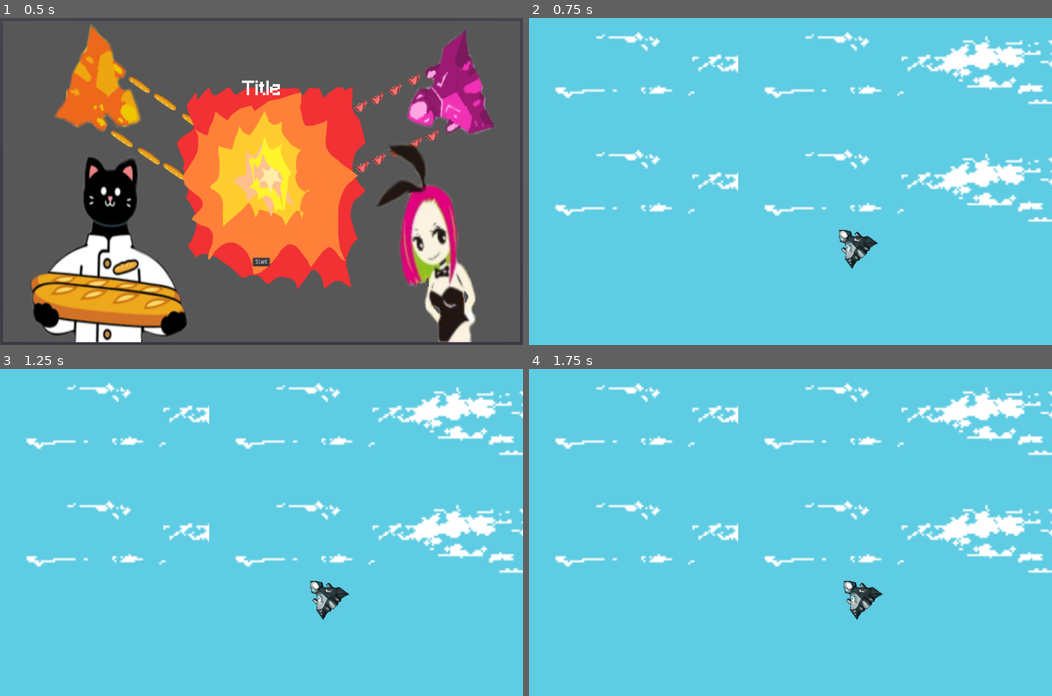
Above: before the commit, frames 1-4 (two rows, left to right).
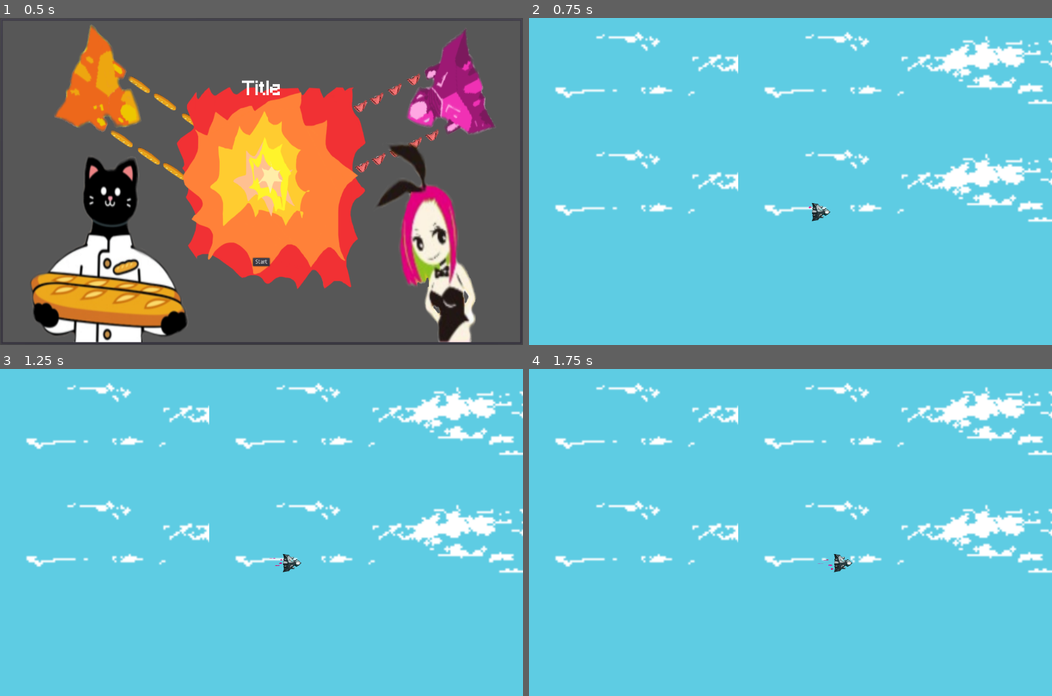
Above: after the commit, the same moments.

Repository: Ridote/mvjamIV
Game: Godot game, scene res://entities/Main.tscn
The game is run twice, just before and just after one commit, with the same random seed, the same clock (stepped at 60 frames per second) and the same inputs.
Inputs:
- Up to frame 1 (0.5 s): no input
- Up to frame 2 (0.75 s): click "Start" at 0.5 s
- Up to frame 3 (1.25 s): no input
- Up to frame 4 (1.75 s): tap Enter at 1.25 s; hold Right (ui_right) from 1.28 s (still down); hold Space (ui_fire, bound only after the commit) from 1.28 s (still down)

Frame 1 is identical in both runs. In frame 2, 0.6% of the frame differs, in the area x 53-67%, y 56-77%; in frame 3, 0.6%, in the area x 51-67%, y 56-77%; in frame 4, 0.6%.

Commit message:
boundaries for the ship

Diff:
--- a/entities/Main.gd
+++ b/entities/Main.gd
@@ -1,14 +1,26 @@
 extends Node2D
 
 var map = load("res://entities/Maps/Map1.tscn")
-var playerBunnyFactory = load("res://entities/Players/Bunny/PlayerBunny.tscn")
+var playerBunnyFactory = load("res://entities/Player/Player.tscn")
 var playerCatFactory = ""
+
+var game_started = false
+
+func _physics_process(delta):
+	if not game_started:
+		return
+
+	$FocusScene.position.x += 5*delta
 
 func start_game():
 	$MainMenu.queue_free()
 	var bunny = playerBunnyFactory.instance()
-	$Camera2D.current = true
 	bunny.position += Vector2(150,150)
 
 	get_tree().get_root().add_child(map.instance())
 	get_tree().get_root().add_child(bunny)
+
+
+
+func _on_FocusScene_body_exited(body):
+	print(body.get_name())
--- a/entities/Main.tscn
+++ b/entities/Main.tscn
@@ -1,18 +1,33 @@
-[gd_scene load_steps=3 format=2]
+[gd_scene load_steps=4 format=2]
 
 [ext_resource path="res://entities/Main.gd" type="Script" id=1]
 [ext_resource path="res://main_menu/main_menu.tscn" type="PackedScene" id=2]
 
+[sub_resource type="RectangleShape2D" id=1]
+
+custom_solver_bias = 0.0
+extents = Vector2( 10, 10 )
+
 [node name="Main" type="Node2D"]
 script = ExtResource( 1 )
 
-[node name="MainMenu" parent="." instance=ExtResource( 2 )]
+[node name="FocusScene" type="Area2D" parent="."]
+input_pickable = true
+gravity_vec = Vector2( 0, 1 )
+gravity = 98.0
+linear_damp = 0.1
+angular_damp = 1.0
+collision_layer = 32
+collision_mask = 1048575
+audio_bus_override = false
+audio_bus_name = "Master"
+_sections_unfolded = [ "Collision" ]
 
-[node name="Camera2D" type="Camera2D" parent="."]
+[node name="Camera2D" type="Camera2D" parent="FocusScene"]
 anchor_mode = 1
 rotating = false
-current = false
-zoom = Vector2( 1, 1 )
+current = true
+zoom = Vector2( 2, 2 )
 limit_left = -10000000
 limit_top = -10000000
 limit_right = 10000000
@@ -31,3 +46,10 @@
 editor_draw_screen = true
 editor_draw_limits = false
 editor_draw_drag_margin = false
+
+[node name="CollisionShape2D" type="CollisionShape2D" parent="FocusScene"]
+shape = SubResource( 1 )
+
+[node name="MainMenu" parent="." instance=ExtResource( 2 )]
+
+[connection signal="body_exited" from="FocusScene" to="." method="_on_FocusScene_body_exited"]
--- a/entities/Maps/Map1.tscn
+++ b/entities/Maps/Map1.tscn
@@ -9,7 +9,7 @@
 stream = ExtResource( 1 )
 volume_db = 0.0
 pitch_scale = 1.0
-autoplay = true
+autoplay = false
 stream_paused = false
 mix_target = 0
 bus = "Master"
--- /dev/null
+++ b/entities/Player/Player.gd
@@ -0,0 +1,91 @@
+extends Node2D
+
+var baguetteFactory = load("res://entities/projectiles/Baguette.tscn")
+var pantyFactory = load("res://entities/projectiles/Panty.tscn")
+
+export var speed = 20
+
+var move_up = false
+var move_down = false
+var move_right = false
+var move_left = false
+var fire = false
+
+var fire_ready = true
+
+#Top, Down, Right, Left
+var forceStop = [false, false, false, false]
+
+func _ready():
+	$rigid.apply_impulse(Vector2(0.0,0.0),Vector2(1.0,0.0))
+	$rigid.rotation = PI/2
+
+func _process(delta):
+	read_input()
+	if fire_ready && fire:
+		fire_ready = false
+		$fire_rate.start()
+
+func _physics_process(delta):
+	move()
+
+func read_input():
+	move_right = Input.is_action_pressed("ui_right")
+	move_left = Input.is_action_pressed("ui_left")
+	move_up = Input.is_action_pressed("ui_up")
+	move_down = Input.is_action_pressed("ui_down")
+	fire = Input.is_action_pressed("ui_fire")
+func move():
+	var direction = Vector2(0.0,0.0)
+	if move_right:
+		direction.x = 1.0
+	if move_left:
+		direction.x = -1.0
+	if move_up:
+		direction.y = -1.0
+	if move_down:
+		direction.y = 1.0
+	$rigid.apply_impulse(Vector2(0.0,0.0),direction*speed)
+
+	if forceStop[0] && $rigid.linear_velocity.y < 0:
+		$rigid.linear_velocity.y = 1
+	if forceStop[1] && $rigid.linear_velocity.y > 0:
+		$rigid.linear_velocity.y = -1
+	if forceStop[2] && $rigid.linear_velocity.x > 0:
+		$rigid.linear_velocity.x = -1
+	if forceStop[3] && $rigid.linear_velocity.x < 0:
+		$rigid.linear_velocity.x = 1
+
+	#var realDir = $rigid.linear_velocity.normalized()
+	#$rigid.look_at($rigid.global_position + realDir)
+	#$rigid.rotation += PI/2
+
+
+
+func _on_fire_rate_timeout():
+	fire_ready = true
+
+func _on_VisibilityTop_screen_entered():
+	#Top, Down, Right, Left
+	forceStop[0] = false
+func _on_VisibilityTop_screen_exited():
+	#Top, Down, Right, Left
+	forceStop[0] = true
+func _on_VisibilityBottom_screen_entered():
+	#Top, Down, Right, Left
+	forceStop[1] = false
+func _on_VisibilityBottom_screen_exited():
+	#Top, Down, Right, Left
+	forceStop[1] = true
+func _on_VisibilityRight_screen_entered():
+	#Top, Down, Right, Left
+	forceStop[2] = false
+func _on_VisibilityRight_screen_exited():
+	#Top, Down, Right, Left
+	forceStop[2] = true
+func _on_VisibilityLeft_screen_entered():
+	#Top, Down, Right, Left
+	forceStop[3] = false
+func _on_VisibilityLeft_screen_exited():
+	#Top, Down, Right, Left
+	forceStop[3] = true
--- /dev/null
+++ b/entities/Player/Player.tscn
@@ -0,0 +1,168 @@
+[gd_scene load_steps=7 format=2]
+
+[ext_resource path="res://entities/Player/Player.gd" type="Script" id=1]
+[ext_resource path="res://graphics/sprites/airship.png" type="Texture" id=2]
+[ext_resource path="res://graphics/textures/fire.png" type="Texture" id=3]
+
+[sub_resource type="Curve" id=1]
+
+min_value = 0.0
+max_value = 1.0
+bake_resolution = 100
+_data = [ Vector2( 0, 0.0072 ), 0.0, 0.0, 0, 0, Vector2( 1, 0 ), 0.0, 0.0, 0, 0 ]
+
+[sub_resource type="CurveTexture" id=2]
+
+flags = 4
+width = 128
+curve = SubResource( 1 )
+_sections_unfolded = [ "curve" ]
+
+[sub_resource type="ParticlesMaterial" id=3]
+
+render_priority = 0
+trail_divisor = 10
+emission_shape = 2
+emission_box_extents = Vector3( 40, 1, 1 )
+flag_align_y = false
+flag_rotate_y = false
+flag_disable_z = true
+spread = 0.0
+flatness = 0.0
+gravity = Vector3( 0, 250, 0 )
+initial_velocity = 0.0
+initial_velocity_random = 0.0
+angular_velocity = -9.96107e-009
+angular_velocity_random = 0.0
+orbit_velocity = 0.0
+orbit_velocity_random = 0.0
+linear_accel = 0.0
+linear_accel_random = 0.0
+radial_accel = 0.0
+radial_accel_random = 0.0
+tangential_accel = 0.0
+tangential_accel_random = 0.0
+damping = 0.0
+damping_random = 0.0
+angle = 0.0
+angle_random = 0.0
+scale = 2.0
+scale_random = 0.0
+scale_curve = SubResource( 2 )
+color = Color( 0.898039, 0, 1, 1 )
+hue_variation = 0.0
+hue_variation_random = 0.0
+anim_speed = 0.0
+anim_speed_random = 0.0
+anim_offset = 0.0
+anim_offset_random = 0.0
+anim_loop = false
+_sections_unfolded = [ "Gravity", "Initial Velocity", "scale_curve" ]
+
+[node name="Player" type="Node2D"]
+script = ExtResource( 1 )
+speed = 20
+
+[node name="rigid" type="RigidBody2D" parent="."]
+rotation = 1.5708
+input_pickable = false
+collision_layer = 1
+collision_mask = 50
+mode = 2
+mass = 1.0
+physics_material_override = null
+gravity_scale = 1.0
+custom_integrator = false
+continuous_cd = 0
+contacts_reported = 0
+contact_monitor = false
+sleeping = false
+can_sleep = true
+linear_velocity = Vector2( 0, 0 )
+linear_damp = -1.0
+angular_velocity = 0.0
+angular_damp = -1.0
+_sections_unfolded = [ "Angular", "Collision", "Transform" ]
+
+[node name="Sprite" type="Sprite" parent="rigid"]
+texture = ExtResource( 2 )
+region_rect = Rect2( 16, 16, 16, 16 )
+_sections_unfolded = [ "Region", "texture" ]
+
+[node name="CollisionPolygon2D" type="CollisionPolygon2D" parent="rigid"]
+build_mode = 0
+polygon = PoolVector2Array( -44, 45, -38.5922, 15.8705, -12, -12, -18, -22, 0, -45, 18, -22, 12, -12, 38.7849, 16.1625, 44, 45 )
+
+[node name="PositionTop" type="Position2D" parent="rigid"]
+editor/display_folded = true
+position = Vector2( -195, 0 )
+_sections_unfolded = [ "Transform" ]
+
+[node name="VisibilityTop" type="VisibilityNotifier2D" parent="rigid/PositionTop"]
+rect = Rect2( -10, -10, 20, 20 )
+_sections_unfolded = [ "Transform" ]
+
+[node name="PositionBottom" type="Position2D" parent="rigid"]
+editor/display_folded = true
+position = Vector2( 195, 0 )
+_sections_unfolded = [ "Transform" ]
+
+[node name="VisibilityBottom" type="VisibilityNotifier2D" parent="rigid/PositionBottom"]
+rect = Rect2( -10, -10, 20, 20 )
+_sections_unfolded = [ "Transform" ]
+
+[node name="PositionRight" type="Position2D" parent="rigid"]
+editor/display_folded = true
+position = Vector2( 0, -145 )
+_sections_unfolded = [ "Transform" ]
+
+[node name="VisibilityRight" type="VisibilityNotifier2D" parent="rigid/PositionRight"]
+rect = Rect2( -10, -10, 20, 20 )
+_sections_unfolded = [ "Transform" ]
+
+[node name="PositionLeft" type="Position2D" parent="rigid"]
+editor/display_folded = true
+position = Vector2( 0, 145 )
+_sections_unfolded = [ "Transform" ]
+
+[node name="VisibilityLeft" type="VisibilityNotifier2D" parent="rigid/PositionLeft"]
+rect = Rect2( -10, -10, 20, 20 )
+_sections_unfolded = [ "Transform" ]
+
+[node name="Particles2D" type="Particles2D" parent="rigid"]
+position = Vector2( 2.27299e-006, 52 )
+emitting = true
+amount = 50
+lifetime = 1.0
+one_shot = false
+preprocess = 0.0
+speed_scale = 1.0
+explosiveness = 0.0
+randomness = 0.0
+fixed_fps = 0
+fract_delta = true
+visibility_rect = Rect2( -100, -100, 200, 200 )
+local_coords = true
+draw_order = 0
+process_material = SubResource( 3 )
+texture = ExtResource( 3 )
+normal_map = null
+h_frames = 1
+v_frames = 1
+_sections_unfolded = [ "Material", "Process Material", "process_material" ]
+
+[node name="fire_rate" type="Timer" parent="."]
+process_mode = 1
+wait_time = 0.2
+one_shot = false
+autostart = false
+
+[connection signal="screen_entered" from="rigid/PositionTop/VisibilityTop" to="." method="_on_VisibilityTop_screen_entered"]
+[connection signal="screen_exited" from="rigid/PositionTop/VisibilityTop" to="." method="_on_VisibilityTop_screen_exited"]
+[connection signal="screen_entered" from="rigid/PositionBottom/VisibilityBottom" to="." method="_on_VisibilityBottom_screen_entered"]
+[connection signal="screen_exited" from="rigid/PositionBottom/VisibilityBottom" to="." method="_on_VisibilityBottom_screen_exited"]
+[connection signal="screen_entered" from="rigid/PositionRight/VisibilityRight" to="." method="_on_VisibilityRight_screen_entered"]
+[connection signal="screen_exited" from="rigid/PositionRight/VisibilityRight" to="." method="_on_VisibilityRight_screen_exited"]
+[connection signal="screen_entered" from="rigid/PositionLeft/VisibilityLeft" to="." method="_on_VisibilityLeft_screen_entered"]
+[connection signal="screen_exited" from="rigid/PositionLeft/VisibilityLeft" to="." method="_on_VisibilityLeft_screen_exited"]
+[connection signal="timeout" from="fire_rate" to="." method="_on_fire_rate_timeout"]
--- a/entities/Players/Bunny/PlayerBunny.gd
+++ /dev/null
@@ -1,38 +0,0 @@
-extends Node2D
-
-export var speed = 2
-
-var move_up = false
-var move_down = false
-var move_right = false
-var move_left = false
-
-func _ready():
-	$rigid.apply_impulse(Vector2(0.0,0.0),Vector2(1.0,0.0))
-
-func _process(delta):
-	read_input()
-
-func _physics_process(delta):
-	move()
-
-func read_input():
-	move_right = Input.is_action_pressed("ui_right")
-	move_left = Input.is_action_pressed("ui_left")
-	move_up = Input.is_action_pressed("ui_up")
-	move_down = Input.is_action_pressed("ui_down")
-
-func move():
-	var direction = Vector2(0.0,0.0)
-	if move_right:
-		direction.x = 1.0
-	if move_left:
-		direction.x = -1.0
-	if move_up:
-		direction.y = -1.0
-	if move_down:
-		direction.y = 1.0
-	$rigid.apply_impulse(Vector2(0.0,0.0),direction*speed)
-	var realDir = $rigid.linear_velocity.normalized()
-	$rigid.look_at($rigid.position + realDir)
-	$rigid.rotation += PI/2
--- a/entities/Players/Bunny/PlayerBunny.tscn
+++ /dev/null
@@ -1,37 +0,0 @@
-[gd_scene load_steps=3 format=2]
-
-[ext_resource path="res://entities/Players/Bunny/PlayerBunny.gd" type="Script" id=1]
-[ext_resource path="res://graphics/sprites/airship.png" type="Texture" id=2]
-
-[node name="PlayerBunny" type="Node2D"]
-script = ExtResource( 1 )
-speed = 2
-
-[node name="rigid" type="RigidBody2D" parent="."]
-input_pickable = false
-collision_layer = 1
-collision_mask = 1
-mode = 2
-mass = 1.0
-physics_material_override = null
-gravity_scale = 1.0
-custom_integrator = false
-continuous_cd = 0
-contacts_reported = 0
-contact_monitor = false
-sleeping = false
-can_sleep = true
-linear_velocity = Vector2( 0, 0 )
-linear_damp = -1.0
-angular_velocity = 0.0
-angular_damp = -1.0
-_sections_unfolded = [ "Angular" ]
-
-[node name="Sprite" type="Sprite" parent="rigid"]
-texture = ExtResource( 2 )
-region_rect = Rect2( 16, 16, 16, 16 )
-_sections_unfolded = [ "Region", "texture" ]
-
-[node name="CollisionPolygon2D" type="CollisionPolygon2D" parent="rigid"]
-build_mode = 0
-polygon = PoolVector2Array( -44, 45, -38.5922, 15.8705, -12, -12, -18, -22, 0, -45, 18, -22, 12, -12, 38.7849, 16.1625, 44, 45 )
--- /dev/null
+++ b/entities/projectiles/Baguette.gd
@@ -0,0 +1,13 @@
+extends Node2D
+
+var direction = Vector2(1,0)
+var speed = 20
+var rot_speed = 0.2
+
+# Called when the node enters the scene tree for the first time.
+func _ready():
+	pass # Replace with function body.
+
+func _physics_process(delta):
+	var collision = $KinematicBody2D.move_and_collide(direction*speed*delta)
+	$KinematicBody2D.rotate(rot_speed)
--- /dev/null
+++ b/entities/projectiles/Baguette.tscn
@@ -0,0 +1,22 @@
+[gd_scene load_steps=3 format=2]
+
+[ext_resource path="res://entities/projectiles/Baguette.gd" type="Script" id=1]
+[ext_resource path="res://graphics/sprites/bread.png" type="Texture" id=2]
+
+[node name="Baguette" type="Node2D"]
+script = ExtResource( 1 )
+
+[node name="KinematicBody2D" type="KinematicBody2D" parent="."]
+input_pickable = false
+collision_layer = 8
+collision_mask = 18
+collision/safe_margin = 0.08
+motion/sync_to_physics = false
+_sections_unfolded = [ "Collision" ]
+
+[node name="Sprite" type="Sprite" parent="KinematicBody2D"]
+texture = ExtResource( 2 )
+
+[node name="CollisionPolygon2D" type="CollisionPolygon2D" parent="KinematicBody2D"]
+build_mode = 0
+polygon = PoolVector2Array( -8, -54, -2, -54, 7, -35, 12, 6, 13, 47, 5, 54, -3, 49, -8, 36, -14, -45 )
--- /dev/null
+++ b/entities/projectiles/Panty.gd
@@ -0,0 +1,13 @@
+extends Node2D
+
+var direction = Vector2(1,0)
+var speed = 20
+var rot_speed = 0.2
+
+# Called when the node enters the scene tree for the first time.
+func _ready():
+	pass # Replace with function body.
+
+func _physics_process(delta):
+	var collision = $KinematicBody2D.move_and_collide(direction*speed*delta)
+	$KinematicBody2D.rotate(rot_speed)
--- /dev/null
+++ b/entities/projectiles/Panty.tscn
@@ -0,0 +1,23 @@
+[gd_scene load_steps=3 format=2]
+
+[ext_resource path="res://entities/projectiles/Panty.gd" type="Script" id=1]
+[ext_resource path="res://graphics/sprites/panty.png" type="Texture" id=2]
+
+[node name="Panty" type="Node2D"]
+script = ExtResource( 1 )
+
+[node name="KinematicBody2D" type="KinematicBody2D" parent="."]
+input_pickable = false
+collision_layer = 1
+collision_mask = 1
+collision/safe_margin = 0.08
+motion/sync_to_physics = false
+
+[node name="Sprite" type="Sprite" parent="KinematicBody2D"]
+scale = Vector2( 0.2, 0.2 )
+texture = ExtResource( 2 )
+_sections_unfolded = [ "Transform" ]
+
+[node name="CollisionPolygon2D" type="CollisionPolygon2D" parent="KinematicBody2D"]
+build_mode = 0
+polygon = PoolVector2Array( -49, -72, -71, -5, -71, 22, -51, 46, -16, 65, 59, 75, 75, 68, 62, 41, 42, 31, 10, -10 )
--- a/project.godot
+++ b/project.godot
@@ -29,6 +29,18 @@
 
 enabled=PoolStringArray( "ch.fischspiele.tilesethelper" )
 
+[input]
+
+ui_select={
+"deadzone": 0.5,
+"events": [  ]
+}
+ui_fire={
+"deadzone": 0.5,
+"events": [ Object(InputEventKey,"resource_local_to_scene":false,"resource_name":"","device":0,"alt":false,"shift":false,"control":false,"meta":false,"command":false,"pressed":false,"scancode":32,"unicode":0,"echo":false,"script":null)
+ ]
+}
+
 [layer_names]
 
 2d_physics/layer_1="Player"
@@ -36,6 +48,7 @@
 2d_physics/layer_3="Panty"
 2d_physics/layer_4="Baguette"
 2d_physics/layer_5="Floor/Wall"
+2d_physics/layer_6="SceneBoundaries"
 
 [physics]
 
Binary file added: graphics/textures/fire.png
Not shown, added: graphics/textures/fire.png.import
Not shown, added: release/MVJAMIV.exe
Not shown, added: release/MVJAMIV.pck
